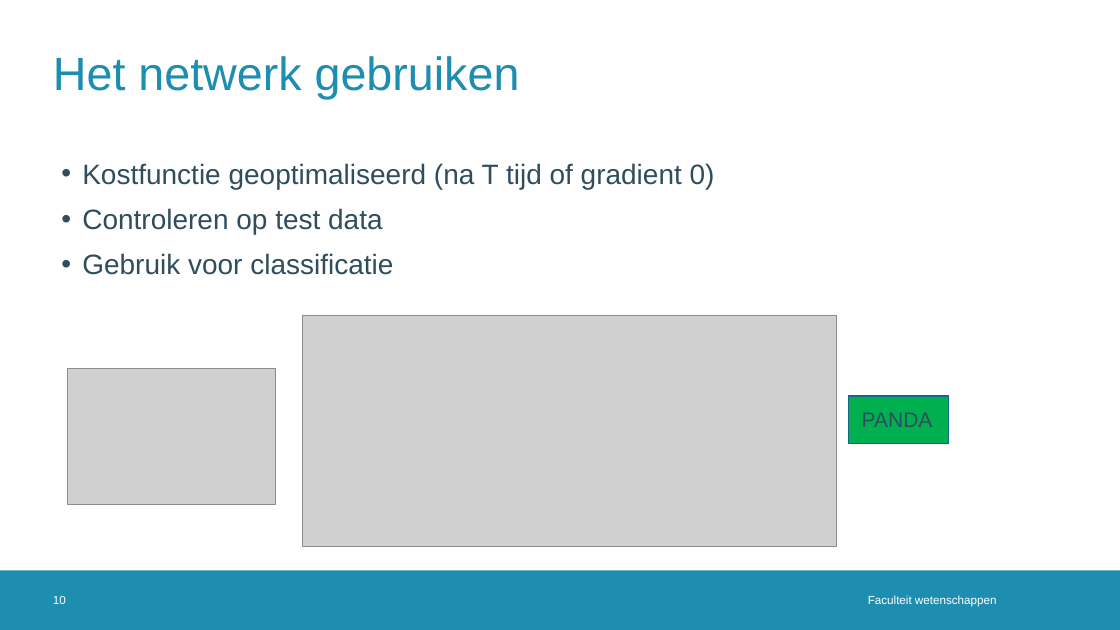
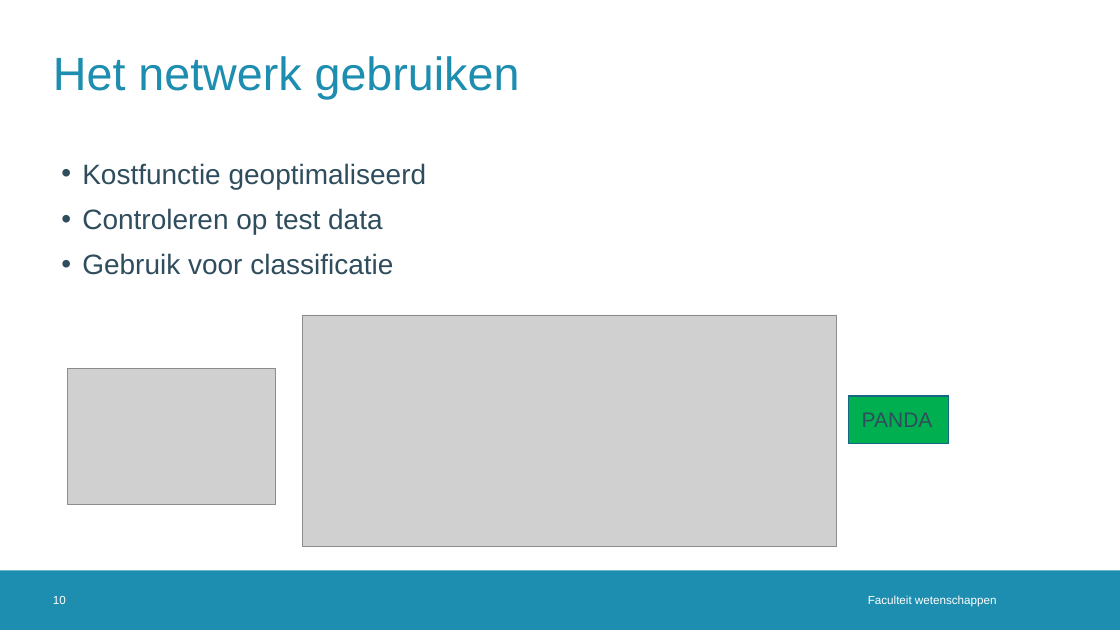
Before and after one commit to JoppeDJ/BachelorProef, a slide deck: slide 10 of Literatuurstudie/Literatuurstudie_ppt.pptx. Drawn at 1120x630 pixels with LibreOffice and Linux fonts; fonts in the diff are those of the drawing; grey boxes stand for pictures; background and template pictures are left out. Boxes give left, top, right and bottom in pixels: in the first picture for what was removed or moved away, otherwise in the second. Text is boxed around its words. In the diff, an @@ line names an element or a change of style, - is before the commit and + after.

```diff
--- a/Literatuurstudie/Literatuurstudie_ppt.pptx
+++ b/Literatuurstudie/Literatuurstudie_ppt.pptx
@@ text at (x1=82, y1=163, x2=427, y2=189): text changed @@
-• Kostfunctie geoptimaliseerd (na T tijd of gradient 0)
+• Kostfunctie geoptimaliseerd
```
Also in this commit, not shown: 6 other slides changed, 2 slides added, 1 slide removed, 1 other file.
